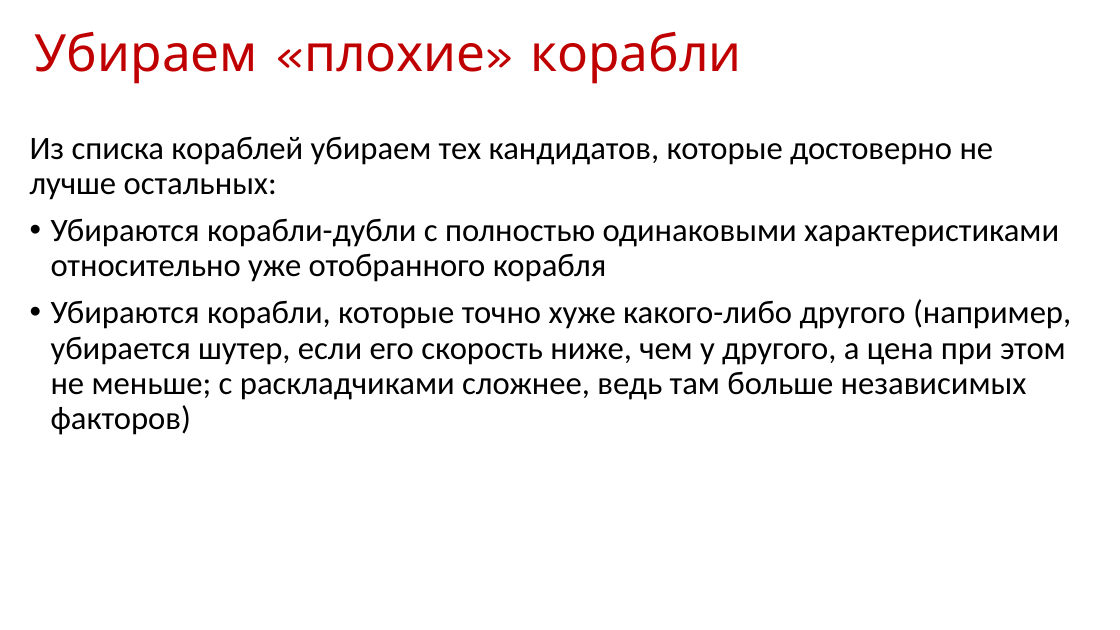
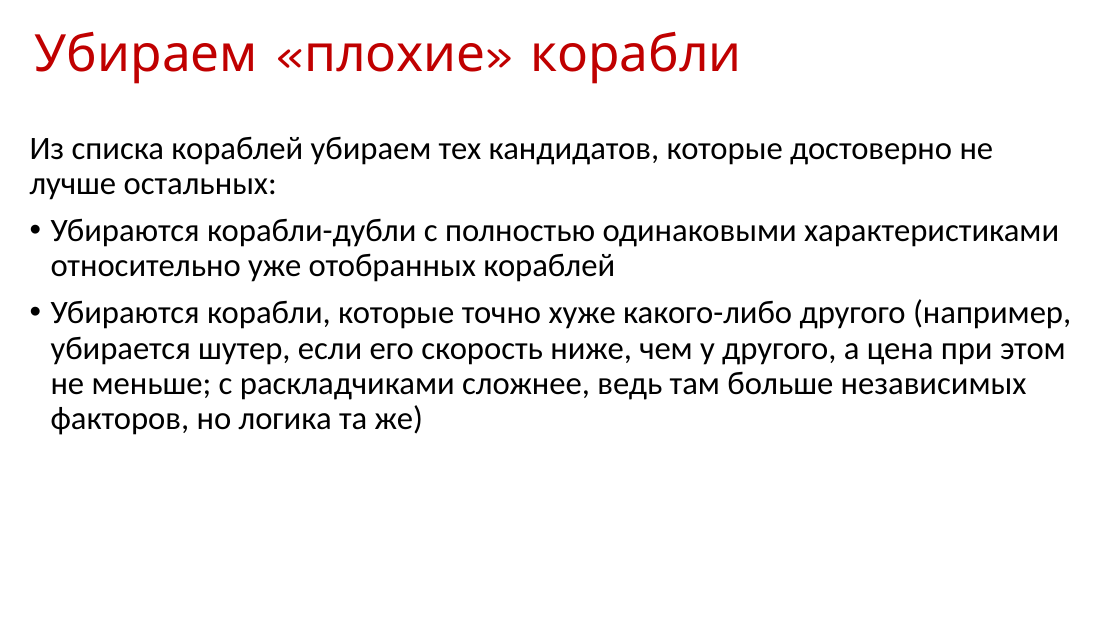
Before and after one commit to strawfill/ship, a slide deck: slide 6 of Оптимизация.pptx (slide 2 before the commit). Drawn at 1120x630 pixels with LibreOffice and Linux fonts; fonts in the diff are those of the drawing. Boxes give left, top, right and bottom in pixels: in the first picture for what was removed or moved away, otherwise in the second. Text is boxed around its words. In the diff, an @@ line names an element or a change of style, - is before the commit and + after.

```diff
--- a/Оптимизация.pptx
+++ b/Оптимизация.pptx
@@ text at (51, 218, 1071, 435): text changed @@
-• Убираются корабли-дубли с полностью одинаковыми характеристиками относительно уже отобранного корабля
-• Убираются корабли, которые точно хуже какого-либо другого (например, убирается шутер, если его скорость ниже, чем у другого, а цена при этом не меньше; с раскладчиками сложнее, ведь там больше независимых факторов)
+• Убираются корабли-дубли с полностью одинаковыми характеристиками относительно уже отобранных кораблей
+• Убираются корабли, которые точно хуже какого-либо другого (например, убирается шутер, если его скорость ниже, чем у другого, а цена при этом не меньше; с раскладчиками сложнее, ведь там больше независимых факторов, но логика та же)
```
Also in this commit, not shown: 2 other slides changed, 4 slides added.
